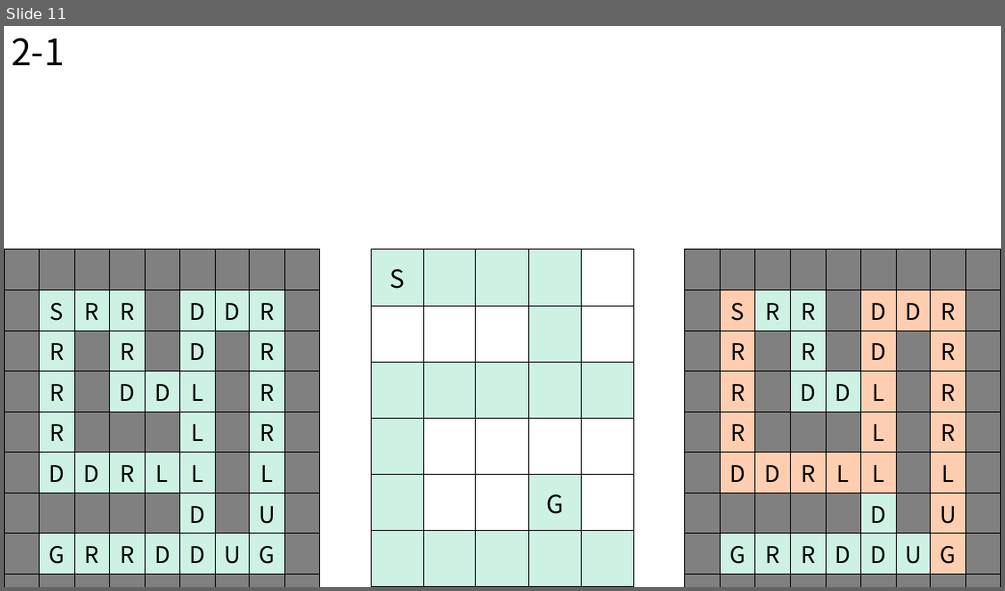
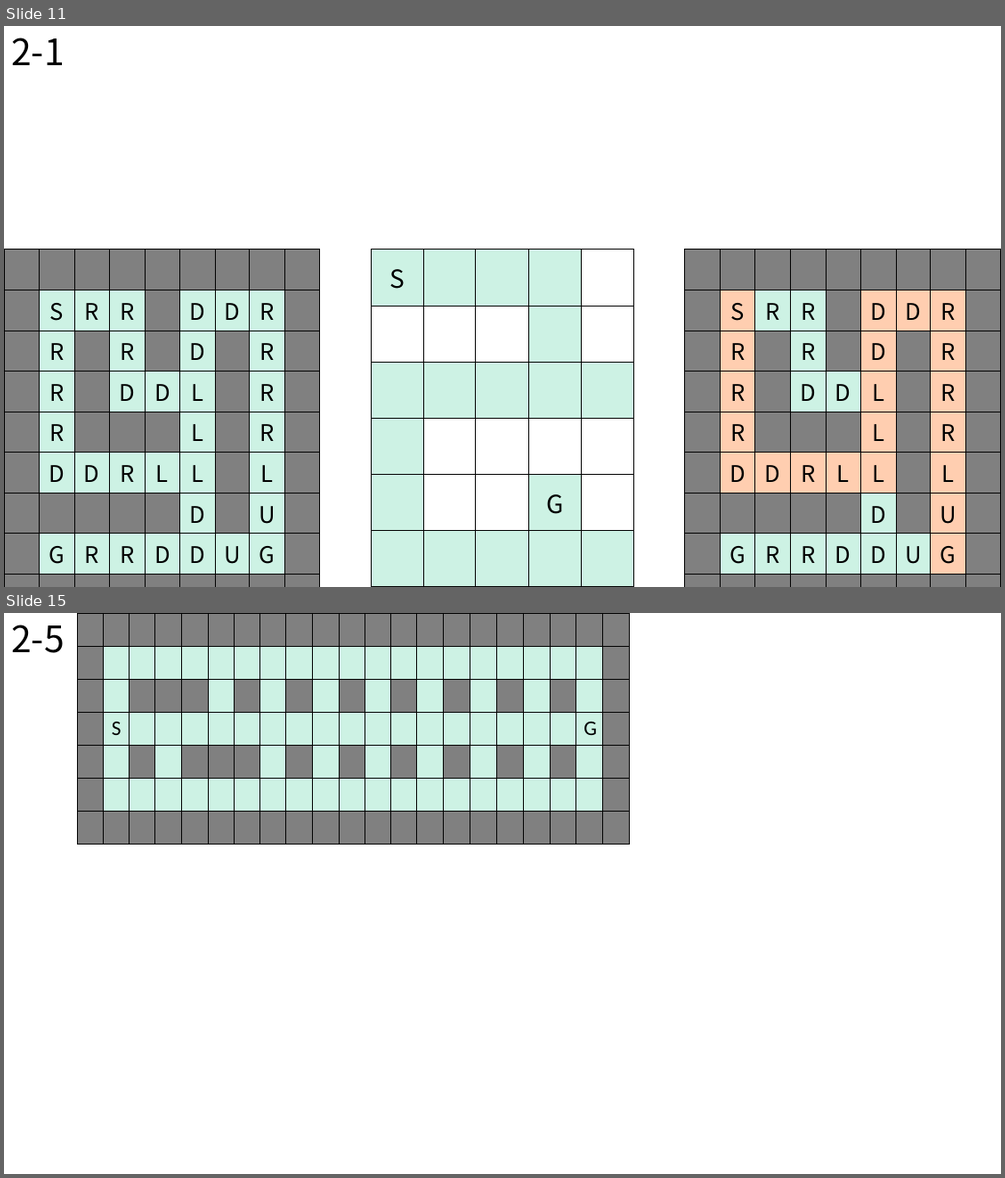
Before and after one commit to BSF0124/Brain-Control, a slide deck: etc/레벨디자인.pptx. Shown one above the other, each under a label of ours: slide 11 before the commit, slides 11 and 15 after it; the slides between them are not shown. The pictures are 1005x591 and 1005x1178 pixels, drawn with LibreOffice and Linux fonts; fonts in the diff are those of the drawing. Boxes give left, top, right and bottom in pixels: in the first picture for what was removed or moved away, otherwise in the second. Text is boxed around its words. In the diff, an @@ line names an element or a change of style, - is before the commit and + after.

```diff
--- a/etc/레벨디자인.pptx
+++ b/etc/레벨디자인.pptx
@@ slide 15 added at [4, 613, 1001, 1174], background #FFFFFF @@
@@ text added at [11, 625, 65, 653], 35 pt, text #000000 @@
+2-5
@@ table added at [77, 613, 636, 840], 7 rows, 21 columns @@
+ |  |  |  |  |  |  |  |  |  |  |  |  |  |  |  |  |  |  |  | 
+ |  |  |  |  |  |  |  |  |  |  |  |  |  |  |  |  |  |  |  | 
+ |  |  |  |  |  |  |  |  |  |  |  |  |  |  |  |  |  |  |  | 
+ | S |  |  |  |  |  |  |  |  |  |  |  |  |  |  |  |  |  | G | 
+ |  |  |  |  |  |  |  |  |  |  |  |  |  |  |  |  |  |  |  | 
+ |  |  |  |  |  |  |  |  |  |  |  |  |  |  |  |  |  |  |  | 
+ |  |  |  |  |  |  |  |  |  |  |  |  |  |  |  |  |  |  |  | 
```
Also in this commit, not shown: 2 slides changed, 1 other slide added, 9 other files.
